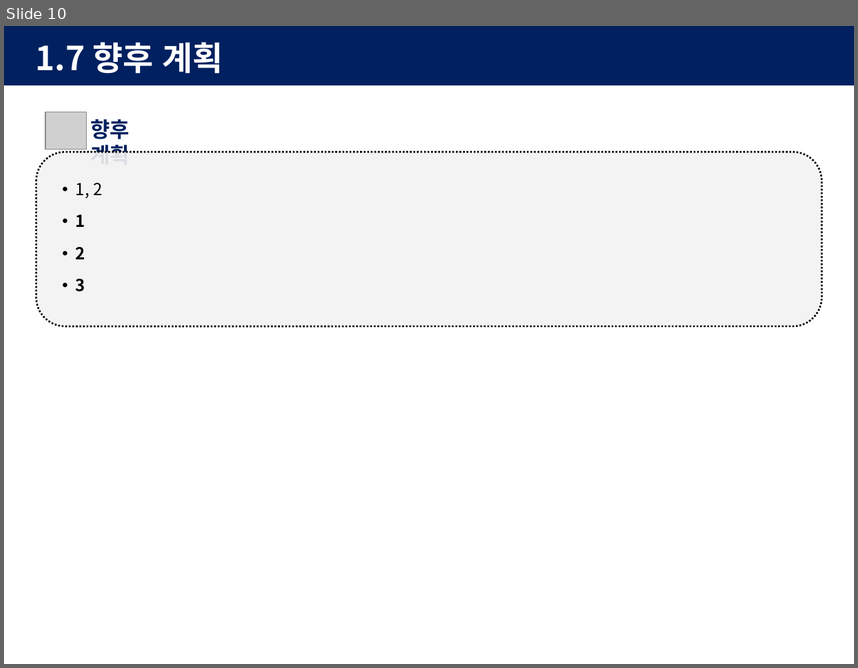
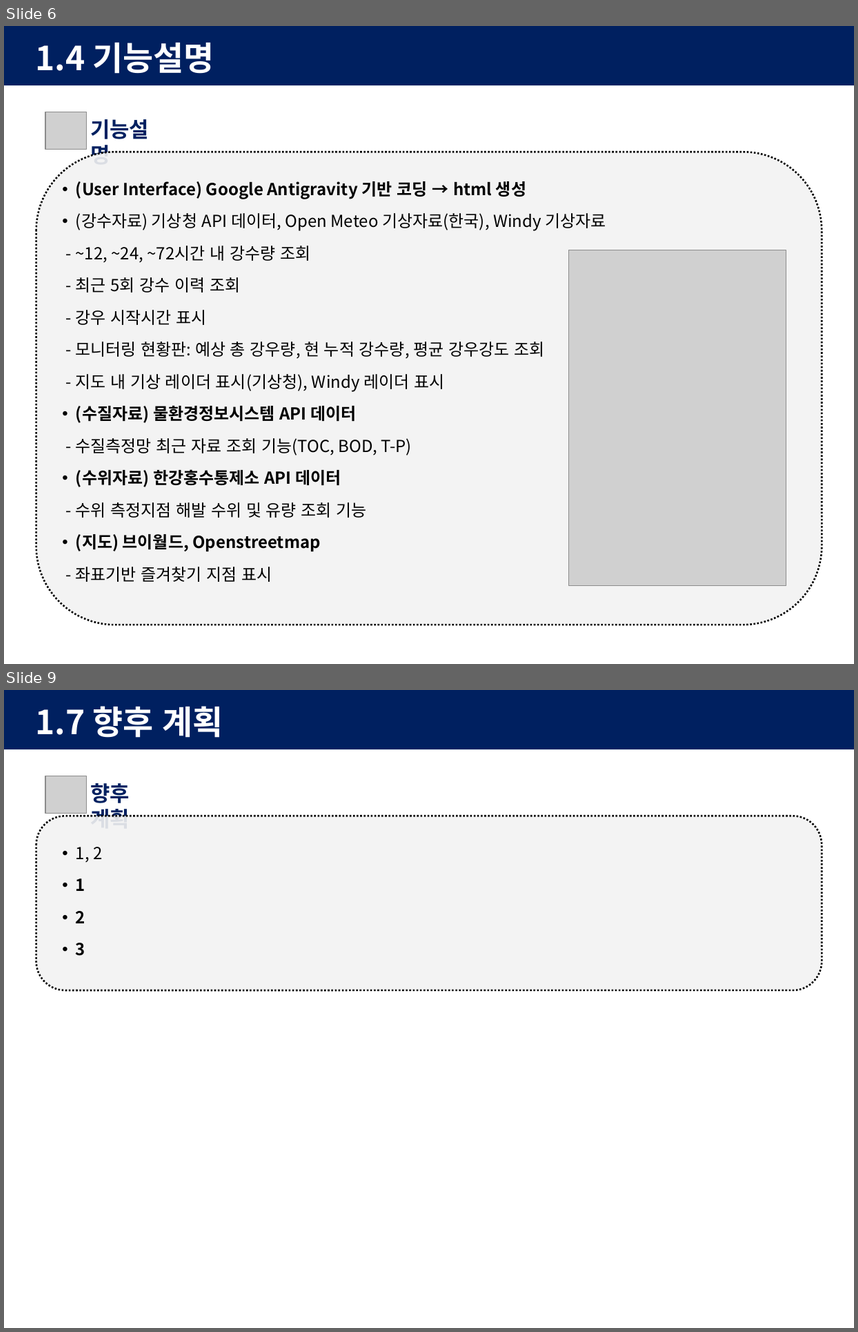
Before and after one commit to khenv0005-hue/kunhwa, a slide deck: 발표 이걸로.pptx. Shown one above the other, each under a label of ours: slide 10 before the commit, slides 6 and 9 after it; the slides between them are not shown. The pictures are 858x668 and 858x1332 pixels, drawn with LibreOffice and Linux fonts; fonts in the diff are those of the drawing; grey boxes stand for pictures. Boxes give left, top, right and bottom in pixels: in the first picture for what was removed or moved away, otherwise in the second. Text is boxed around its words. In the diff, an @@ line names an element or a change of style, - is before the commit and + after.

Commit message:
작업 내용 업데이트

```diff
--- a/발표 이걸로.pptx
+++ b/발표 이걸로.pptx
@@ slide 6 added at <box>4,26,854,664</box>, background #FFFFFF @@
@@ rectangle added at <box>4,26,854,85</box>, fill #002060 @@
@@ text added at <box>35,43,214,74</box>, 28 pt, text #FFFFFF, bold @@
+1.4 기능설명
@@ picture added at <box>45,112,87,150</box> @@
@@ text added at <box>90,119,149,156</box>, 18 pt, text #002060, bold @@
+기능설명
@@ rounded rectangle added at <box>36,152,822,624</box>, fill #F2F2F2 at 90% opacity, outline #000000 1.5 pt dashed @@
@@ text added at <box>75,181,606,581</box>, 14 pt, text #000000 @@
+• (User Interface) Google Antigravity 기반 코딩 → html 생성
+• (강수자료) 기상청 API 데이터, Open Meteo 기상자료(한국), Windy 기상자료
+- ~12, ~24, ~72시간 내 강수량 조회
+- 최근 5회 강수 이력 조회
+- 강우 시작시간 표시
+- 모니터링 현황판: 예상 총 강우량, 현 누적 강수량, 평균 강우강도 조회
+- 지도 내 기상 레이더 표시(기상청), Windy 레이더 표시
+• (수질자료) 물환경정보시스템 API 데이터
+- 수질측정망 최근 자료 조회 기능(TOC, BOD, T-P)
+• (수위자료) 한강홍수통제소 API 데이터
+- 수위 측정지점 해발 수위 및 유량 조회 기능
+• (지도) 브이월드, Openstreetmap
+- 좌표기반 즐겨찾기 지점 표시
@@ picture added at <box>568,250,786,586</box> @@
@@ what was slide 10 is now slide 9 @@
```
Also in this commit, not shown: 7 slides changed, 3 slides removed.
